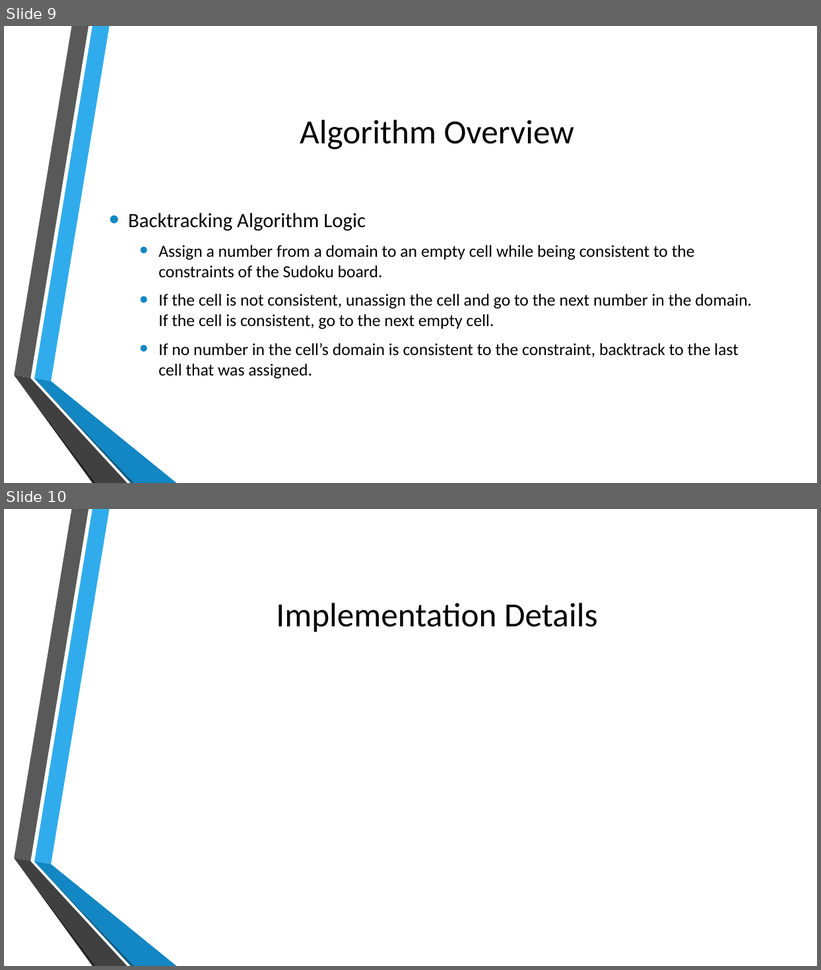
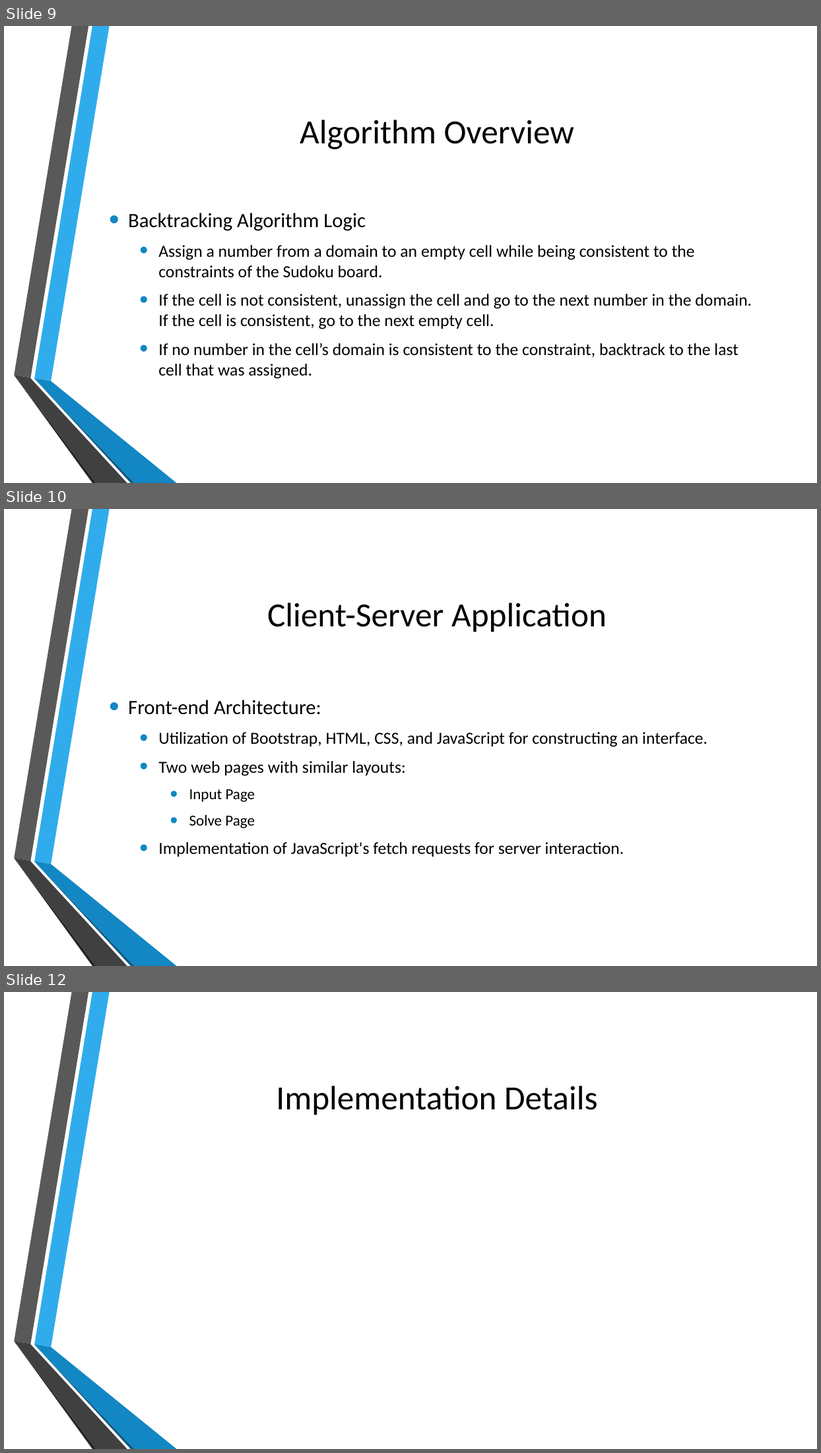
Before and after one commit to BionicScout/LTU-AI-Group_Project, a slide deck: AI TermProject Presentation.pptx. Shown one above the other, each under a label of ours: slides 9 and 10 before the commit, slides 9, 10 and 12 after it; the slides between them are not shown. The pictures are 821x970 and 821x1453 pixels, drawn with LibreOffice and Linux fonts; fonts in the diff are those of the drawing; background and template pictures are left out. Boxes give left, top, right and bottom in pixels: in the first picture for what was removed or moved away, otherwise in the second. Text is boxed around its words. In the diff, an @@ line names an element or a change of style, - is before the commit and + after.

```diff
--- a/AI TermProject Presentation.pptx
+++ b/AI TermProject Presentation.pptx
@@ slide 10 added at bbox=[4, 509, 817, 966], background picture (left out); not listed: 6 template elements that a slide beside it also shows @@
@@ title added at bbox=[267, 603, 607, 632], 40 pt, text #000000 @@
+Client-Server Application
@@ text added at bbox=[128, 700, 708, 857], 20 pt, text #000000 @@
+• Front-end Architecture:
+  • Utilization of Bootstrap, HTML, CSS, and JavaScript for constructing an interface.
+  • Two web pages with similar layouts:
+    • Input Page
+    • Solve Page
+  • Implementation of JavaScript's fetch requests for server interaction.
@@ what was slide 10 is now slide 12 @@
```
Also in this commit, not shown: 4 other slides added, 3 slides removed.
